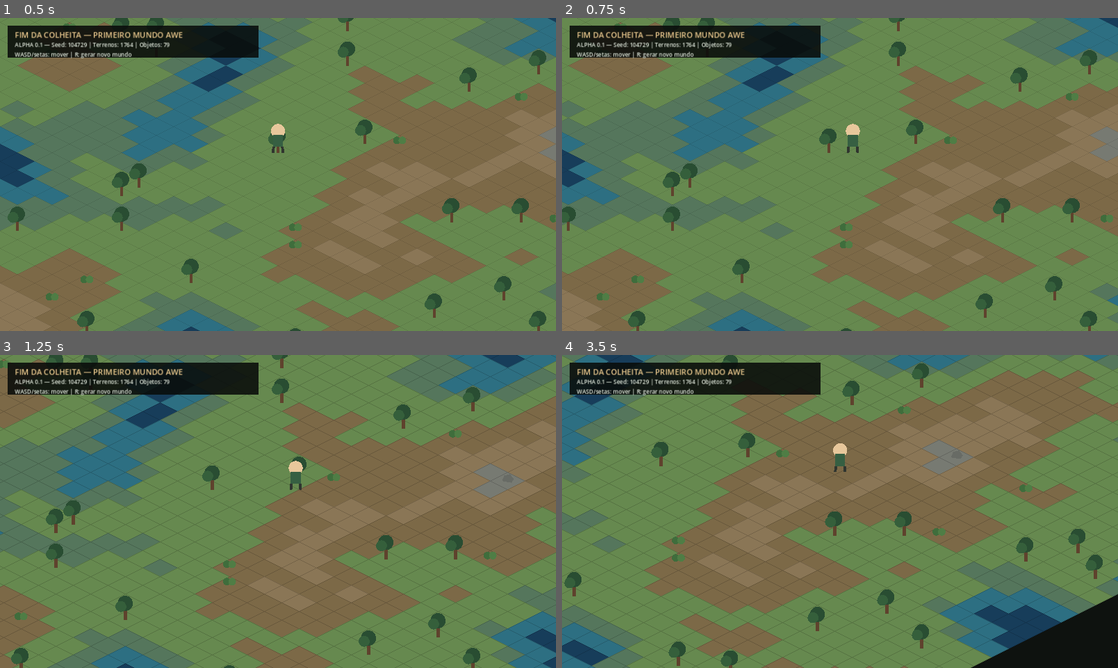
Above: before the commit, frames 1-4 (two rows, left to right).
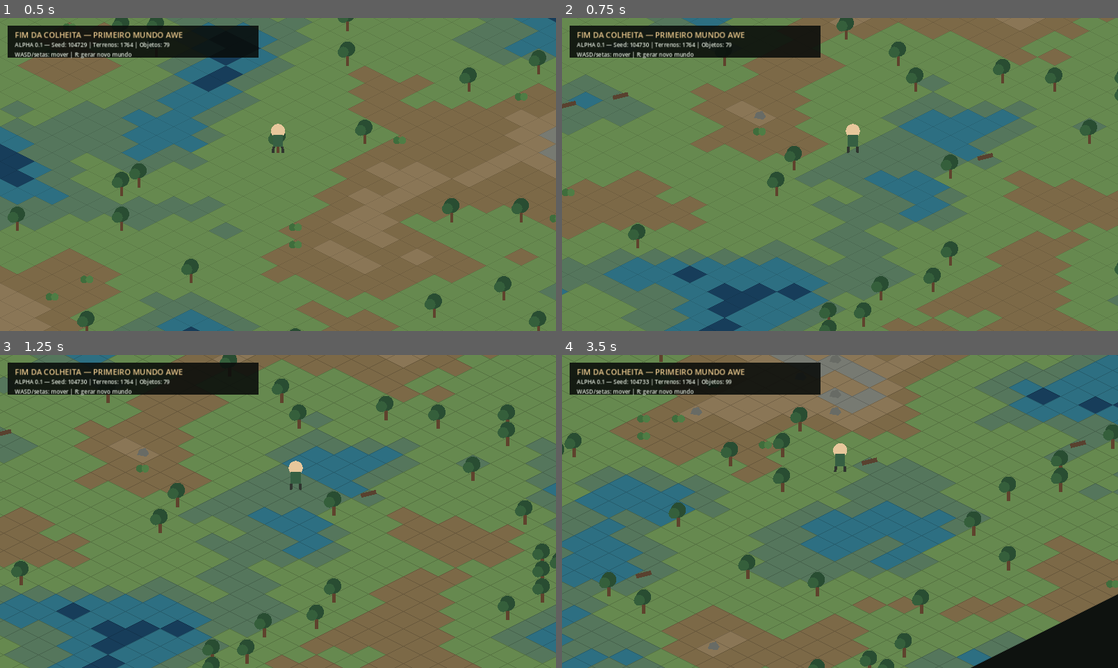
Above: after the commit, the same moments.

Repository: pabloradamez10-byte/fim-da-colheita-godot
Game: Godot game, scene res://scenes/main.tscn
Same seed, same stepped clock (60 frames per second), same inputs: the game is played once before the commit and once after it.
Inputs:
- Up to frame 1 (0.5 s): no input
- Up to frame 2 (0.75 s): tap Enter at 0.5 s; hold D from 0.53 s (still down); tap R at 0.6 s
- Up to frame 3 (1.25 s): keep holding D
- Up to frame 4 (3.5 s): release D at 1.28 s; hold S 1.28-2.03 s; tap R at 1.35, 2.1, 2.85 s; hold D 2.03-2.78 s; hold W from 2.78 s (still down)

Frame 1 is identical in both runs. In frame 2, 53% of the frame differs, in the area x 0-100%, y 0-100%; in frame 3, 54%; in frame 4, 58%.

Commit message:
Torna regeneração independente do mapa de ações

Diff:
--- a/scripts/world/world_generator.gd
+++ b/scripts/world/world_generator.gd
@@ -28,7 +28,7 @@
 	_generate_world()
 
 func _unhandled_input(event: InputEvent) -> void:
-	if event.is_action_pressed("regenerate_world"):
+	if event is InputEventKey and event.pressed and not event.echo and event.keycode == KEY_R:
 		world_seed += 1
 		_generate_world()
 
